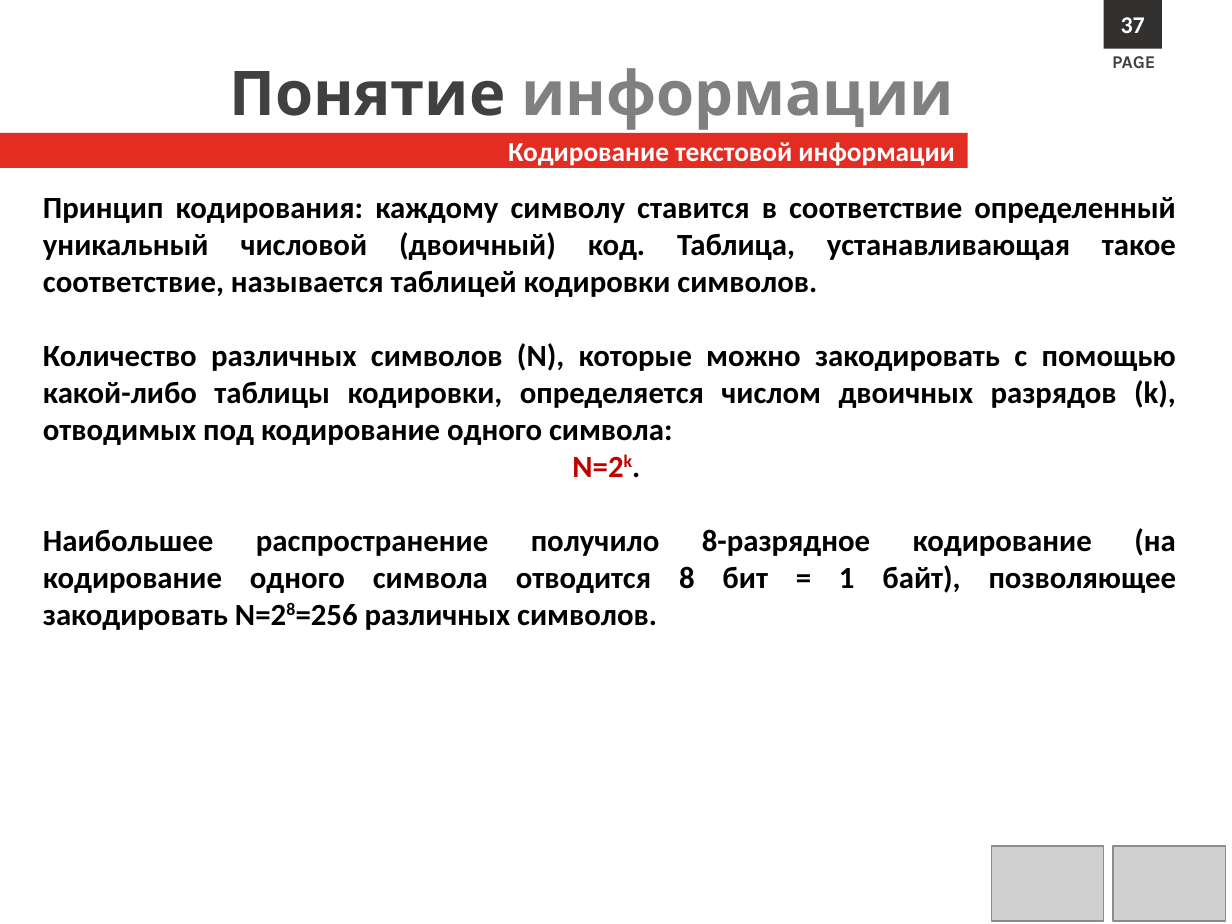
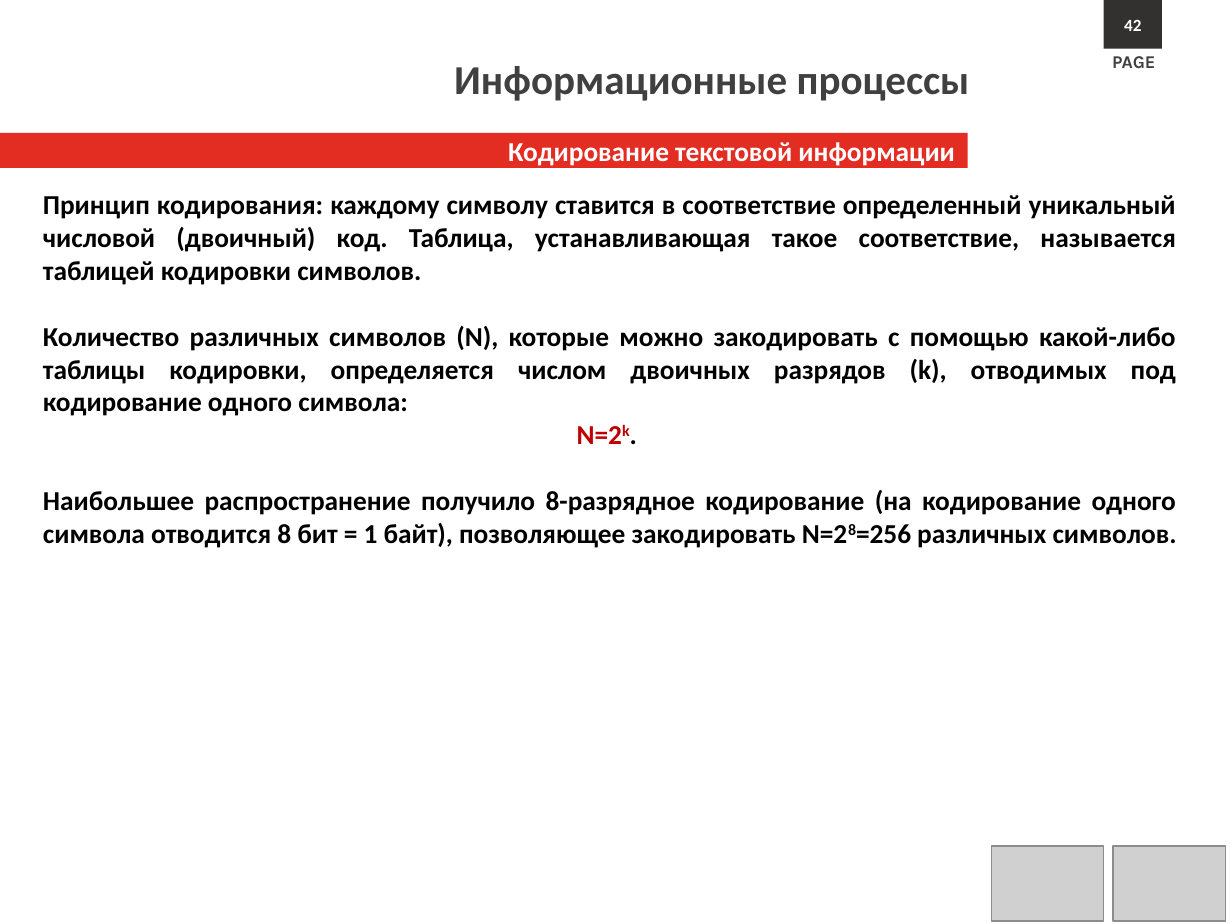
Before and after one commit to s1211001142/computer_science_course, a slide deck: slide 42 of Lectures/Л1.Информационные процессы.pptx (slide 38 before the commit). Drawn at 1232x924 pixels with LibreOffice and Linux fonts; fonts in the diff are those of the drawing; grey boxes stand for pictures; background and template pictures are left out. Boxes give left, top, right and bottom in pixels: in the first picture for what was removed or moved away, otherwise in the second. Text is boxed around its words. In the diff, an @@ line names an element or a change of style, - is before the commit and + after.

```diff
--- a/Lectures/Л1.Информационные процессы.pptx
+++ b/Lectures/Л1.Информационные процессы.pptx
@@ text in rectangle at (1124,20,1141,31): text changed; size 14 to 10 pt @@
-37
+42
@@ text at (454,66,970,101): text changed; size 36 to 24 pt; font Karla to Calibri; text colour #808080 to #404040 @@
-Понятие информации
+Информационные процессы
@@ text "Принцип кодирования: каждому символу ставится ..." at (43,195,1177,548): size 18 to 16 pt @@
```
Also in this commit, not shown: 47 other slides changed, 7 slides added, 13 slides removed, 10 other files.
